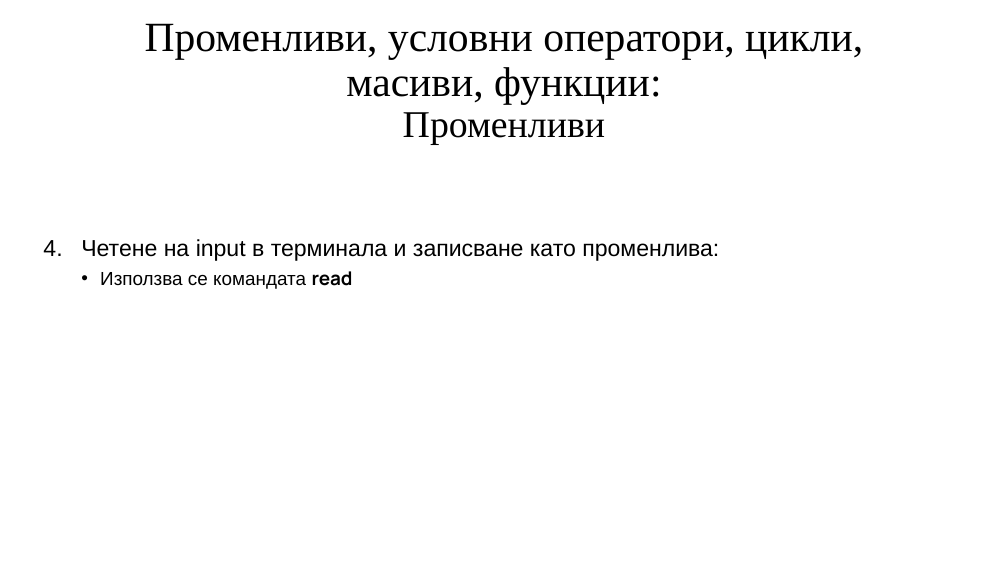
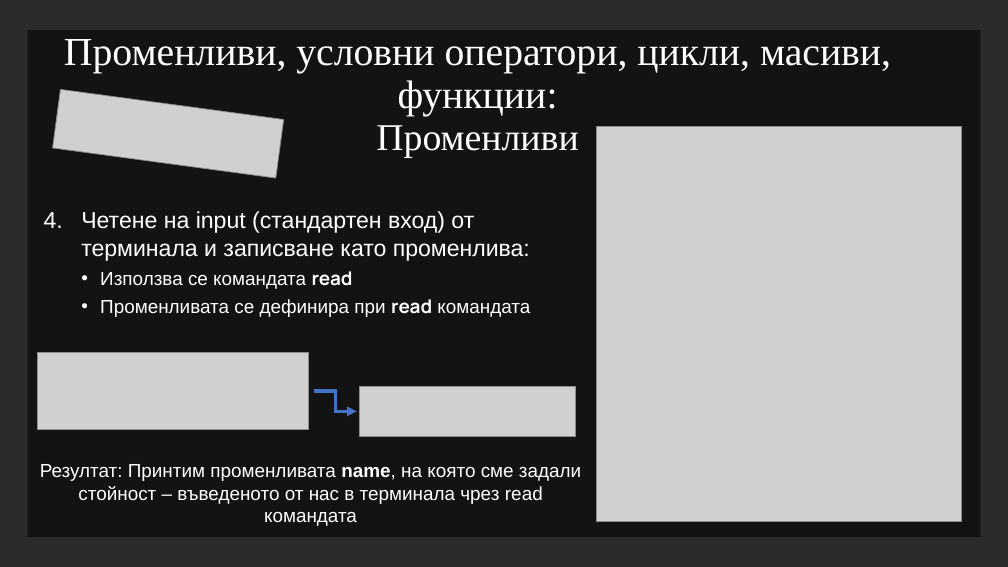
Before and after one commit to Rokyuto/School, a slide deck: slide 9 of Operating Systems/19205.pptx. Drawn at 1008x567 pixels with LibreOffice and Linux fonts; fonts in the diff are those of the drawing; grey boxes stand for pictures; background and template pictures are left out; a plain dark background stands for a picture behind light text. Boxes give left, top, right and bottom in pixels: in the first picture for what was removed or moved away, otherwise in the second. Text is boxed around its words. In the diff, an @@ line names an element or a change of style, - is before the commit and + after.

Commit message:
PRESENTATION

```diff
--- a/Operating Systems/19205.pptx
+++ b/Operating Systems/19205.pptx
@@ background #FFFFFF to picture (left out) @@
@@ title "Променливи, условни оператори, цикли, масиви, ...": place and size @@
-title "Променливи, условни оператори, цикли, масиви, ..." at (145, 23, 863, 145)
+title "Променливи, условни оператори, цикли, масиви, ..." at (64, 39, 891, 157)
@@ title "Променливи, условни оператори, цикли, масиви, ..." at (64, 39, 891, 157): size 39.6 to 37.8 pt in "Променливи, условни оператори, цикли, масиви, функции:"; text colour #000000 to #FFFFFF @@
@@ rectangle added at (27, 30, 980, 537), fill #000000 at 55% opacity @@
@@ picture added at (52, 90, 283, 178) @@
@@ picture added at (597, 127, 963, 522) @@
@@ text at (81, 211, 530, 261): text changed; text colour #000000 to #FFFFFF @@
-4. Четене на input в терминала и записване като променлива:
+4. Четене на input (стандартен вход) от терминала и записване като променлива:
@@ text at (100, 299, 530, 317): paragraph added @@
+  • Променливата се дефинира при read командата
@@ text at (100, 271, 353, 289): text colour #000000 to #FFFFFF in "Използва се командата read" @@
@@ picture added at (37, 352, 309, 430) @@
@@ picture added at (359, 386, 575, 436) @@
@@ elbow arrow added from (315, 391) to (357, 411), #4472C4 3 pt @@
@@ text added at (40, 464, 581, 526), 18 pt, text #FFFFFF @@
+Резултат: Принтим променливата name, на която сме задали стойност – въведеното от нас в терминала чрез read командата
```
Also in this commit, not shown: 15 other slides changed, 15 slides added, 2 slides removed, 13 other files.
